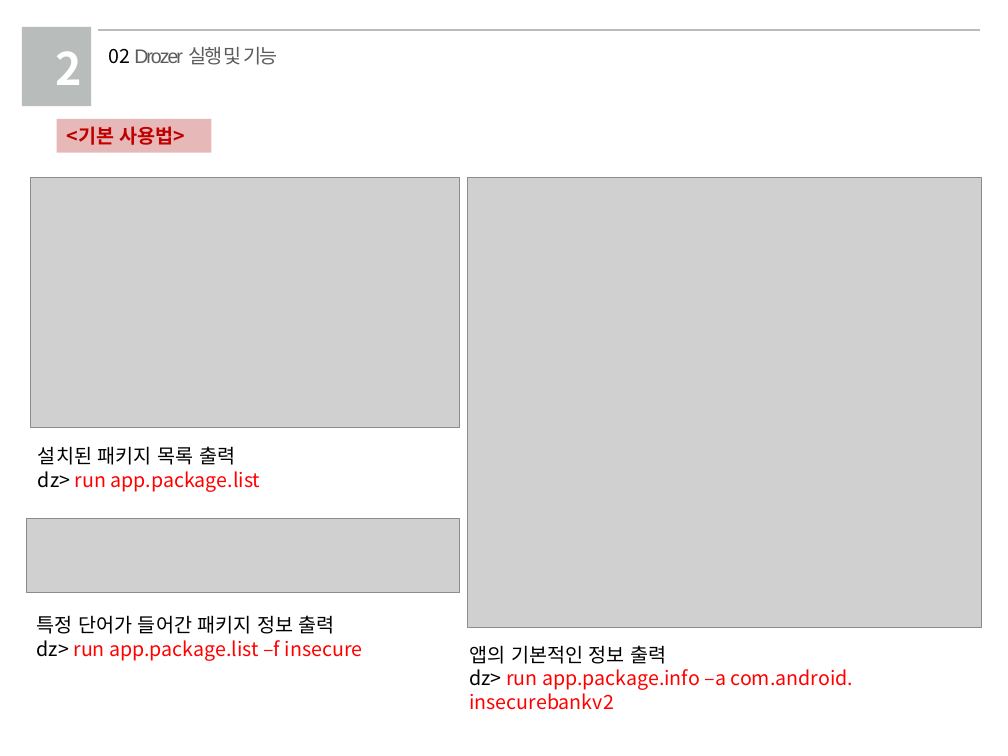
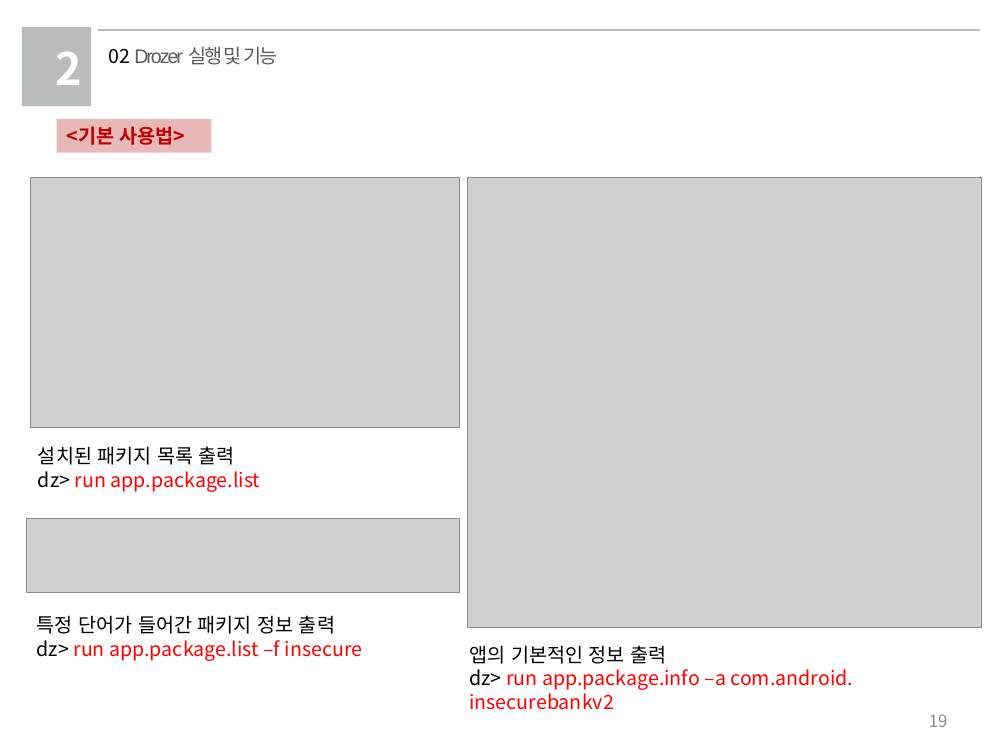
Before and after one commit to swB7/drozer-1, a slide deck: slide 19 of 7조_팀프로젝트_기능분석발표.pptx. Drawn at 1008x756 pixels with LibreOffice and Linux fonts; fonts in the diff are those of the drawing; grey boxes stand for pictures; background and template pictures are left out. Boxes give left, top, right and bottom in pixels: in the first picture for what was removed or moved away, otherwise in the second. Text is boxed around its words. In the diff, an @@ line names an element or a change of style, - is before the commit and + after.

```diff
--- a/7조_팀프로젝트_기능분석발표.pptx
+++ b/7조_팀프로젝트_기능분석발표.pptx
@@ page number added at (x1=929, y1=714, x2=948, y2=727), 12 pt, text #8C8C8C @@
+19
```
Also in this commit, not shown: 30 other slides changed, 1 other file.
